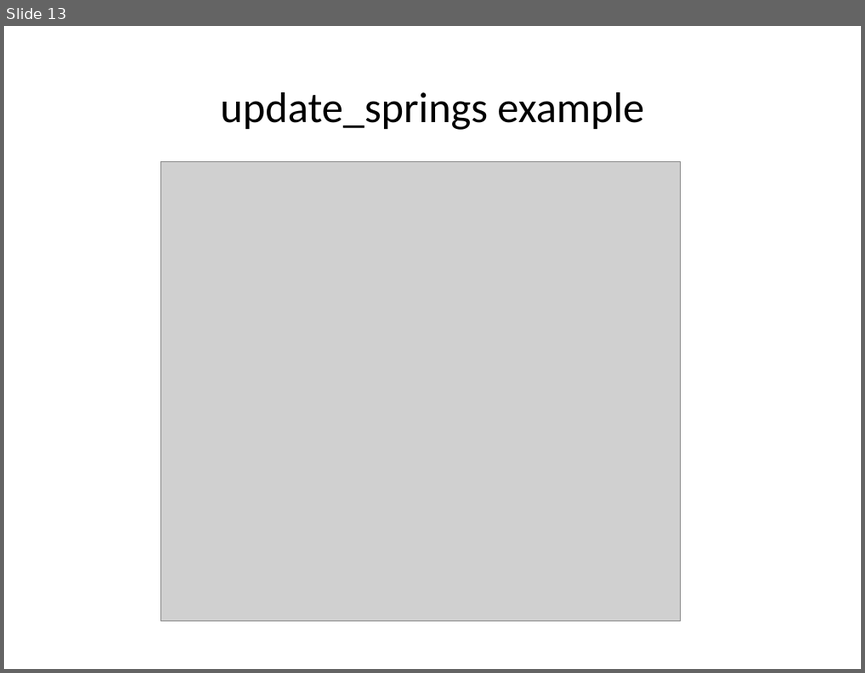
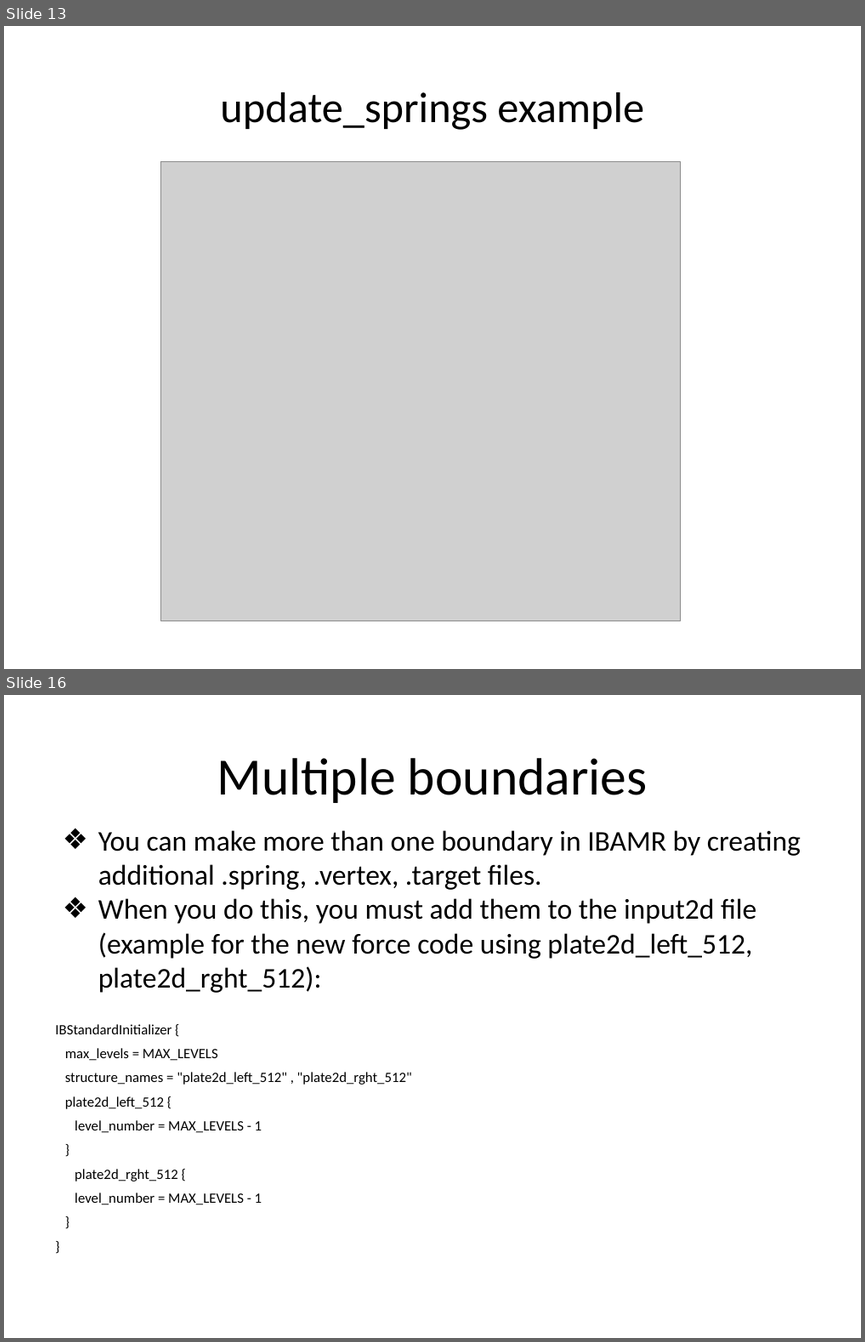
Before and after one commit to fairyflies9/IBAMR-Tutorials, a slide deck: IBAMR Lectures/Lecture 5 - IBAMR Tutorial_ Changing Target Positions and Springs.pptx. Shown one above the other, each under a label of ours: slide 13 before the commit, slides 13 and 16 after it; the slides between them are not shown. The pictures are 865x673 and 865x1342 pixels, drawn with LibreOffice and Linux fonts; fonts in the diff are those of the drawing; grey boxes stand for pictures. Boxes give left, top, right and bottom in pixels: in the first picture for what was removed or moved away, otherwise in the second. Text is boxed around its words. In the diff, an @@ line names an element or a change of style, - is before the commit and + after.

Commit message:
3D Glycocalyx
Added second part to lecture 4, added 3D glycocalyx example

```diff
--- a/IBAMR Lectures/Lecture 5 - IBAMR Tutorial_ Changing Target Positions and Springs.pptx
+++ b/IBAMR Lectures/Lecture 5 - IBAMR Tutorial_ Changing Target Positions and Springs.pptx
@@ slide 16 added at (4,695,861,1338), background #FFFFFF @@
@@ title added at (217,758,647,803), 44 pt, text #000000 @@
+Multiple boundaries
@@ text added at (55,830,800,1205), 24 pt, text #000000 @@
+❖ You can make more than one boundary in IBAMR by creating additional .spring, .vertex, .target files.
+❖ When you do this, you must add them to the input2d file (example for the new force code using plate2d_left_512, plate2d_rght_512):
+IBStandardInitializer {
+max_levels = MAX_LEVELS
+structure_names = "plate2d_left_512" , "plate2d_rght_512"
+plate2d_left_512 {
+level_number = MAX_LEVELS - 1
+}
+plate2d_rght_512 {
+level_number = MAX_LEVELS - 1
+}
+}
```
Also in this commit, not shown: 8 other slides added, 8 other files.
